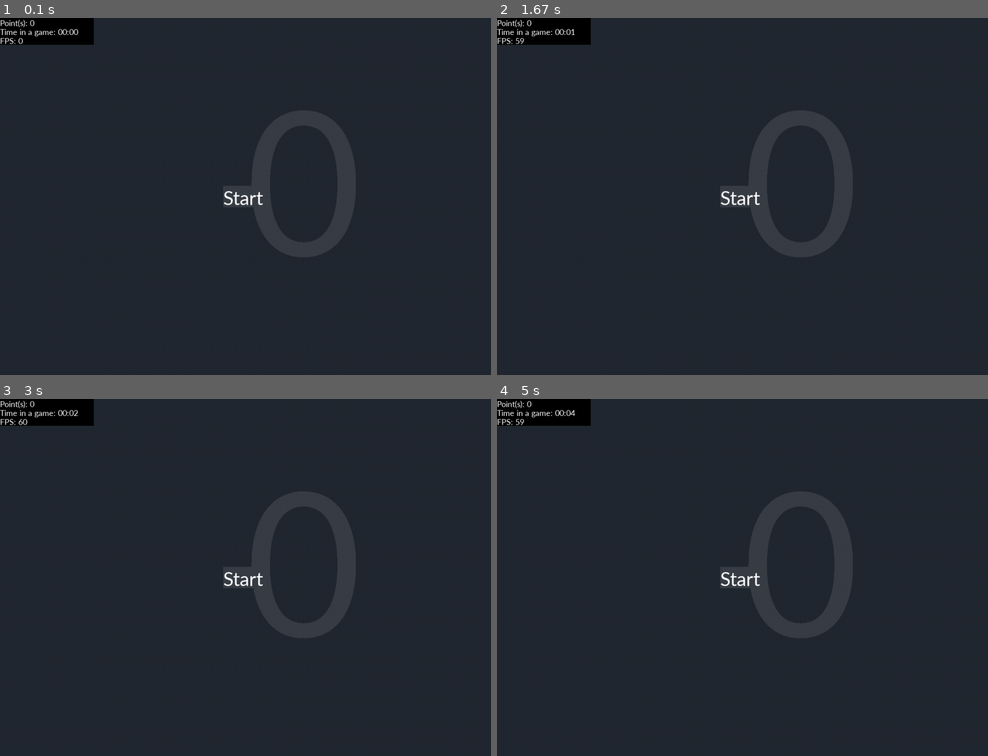
Above: before the commit, frames 1-4 (two rows, left to right).
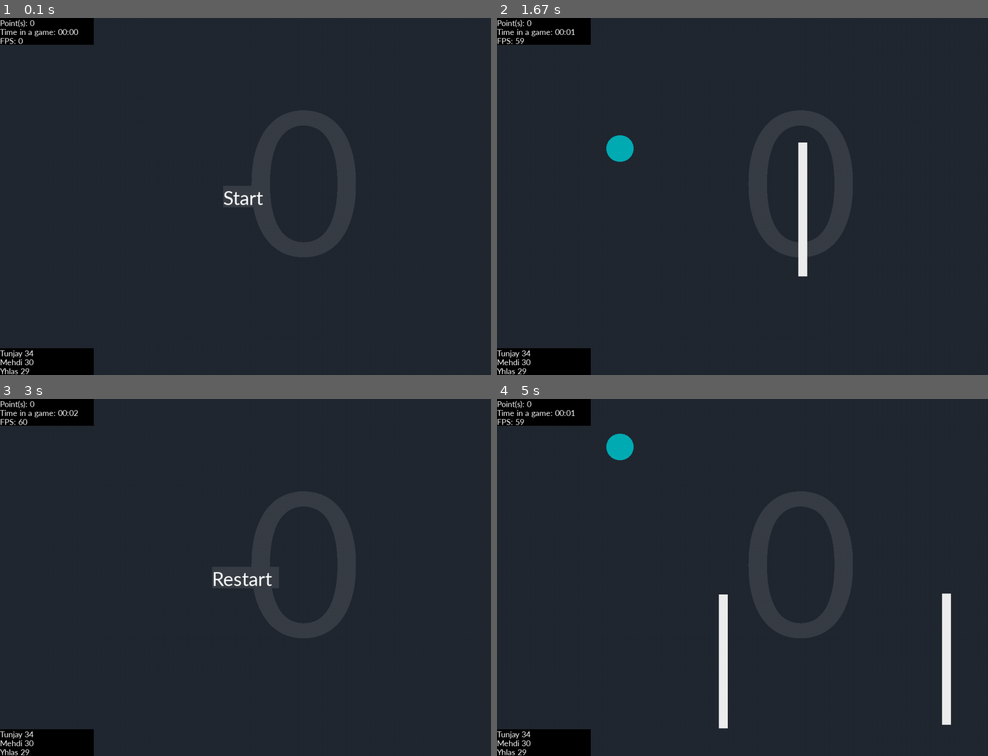
Above: after the commit, the same moments.

Repository: Helohi/FunBird_pygame_python
Game: pygame game, started from main.py
The game is run twice, just before and just after one commit, with the same random seed, the same clock (stepped at 60 frames per second) and the same inputs.
Inputs (mouse positions are in pixels of both pictures, inside the frame that each line leads up to):
- Up to frame 1 (0.1 s): no input
- Up to frame 2 (1.67 s): tap Enter at 0.33 s; click (742, 221) at 0.72 s; click (590, 142) at 1.05 s; click (924, 321) at 1.38 s
- Up to frame 3 (3 s): click (255, 459) at 1.72 s; click (220, 670) at 2.05 s; click (230, 516) at 2.38 s
- Up to frame 4 (5 s): tap Enter at 3.17 s; click (894, 570) at 3.55 s; click (845, 513) at 3.88 s; click (600, 509) at 4.22 s; click (762, 563) at 4.55 s; click (600, 556) at 4.88 s

The runs differ from the first frame. In frame 1, 1.4% of the frame differs, in the area x 0-20%, y 92-100%; in frame 2, 2.6%; in frame 3, 1.6%; in frame 4, 3.3%, in the area x 0-93%, y 3-100%.

Commit message:
Start is enter or S letter and leaderboard is done

Diff:
--- a/black_statistics.py
+++ b/black_statistics.py
@@ -1,3 +1,5 @@
+from typing import List
+
 import pygame
 import time
 from constants import Constants
@@ -7,8 +9,9 @@
     def __init__(self, pos: tuple[int, int] = (0, 0,), frame_size: tuple[int, int] = (210, 60,),
                  frame_color: tuple[int, int, int] = (0, 0, 0,), text_size: int = 20,
                  text_color: (0, 0, 0,) = (255, 255, 255,), text_font: str = 'Corbel'):
-        self.pos = pos
+        self.statpos = pos
         self.frame_size = frame_size
+        self.leadpos = (0, Constants.WINDOW_HEIGHT - self.frame_size[1])
         self.frame_color = frame_color
         self.text_size = text_size
         self.text_color = text_color
@@ -17,7 +20,8 @@
         self.font = pygame.font.SysFont(self.text_font, self.text_size)
 
     def draw(self, surface: pygame.Surface, time_: time.struct_time, points: int, fps: float):
-        pygame.draw.rect(surface, self.frame_color, [*self.pos, *self.frame_size])
+        pygame.draw.rect(surface, self.frame_color, [*self.statpos, *self.frame_size])
+        pygame.draw.rect(surface, self.frame_color, [*self.leadpos, *self.frame_size])
 
         points_gained = self.font.render(f'Point(s): {points}', True, self.text_color)
         time_text = self.font.render(f'Time in a game: {time.strftime("%M:%S", time_)}', True, self.text_color)
@@ -25,7 +29,21 @@
 
         points_gained_big = pygame.font.SysFont(self.text_font, 500).render(f'{points}', False, (57, 62, 70))
 
-        surface.blit(points_gained, self.pos)
-        surface.blit(time_text, (self.pos[0], self.pos[1] + self.text_size))
-        surface.blit(fps_text, (self.pos[0], self.pos[1] + self.text_size * 2))
-        surface.blit(points_gained_big, (Constants.WINDOW_WIDTH//2, Constants.WINDOW_HEIGHT//9))
+        surface.blit(points_gained, self.statpos)
+        surface.blit(time_text, (self.statpos[0], self.statpos[1] + self.text_size))
+        surface.blit(fps_text, (self.statpos[0], self.statpos[1] + self.text_size * 2))
+        surface.blit(points_gained_big, (Constants.WINDOW_WIDTH // 2, Constants.WINDOW_HEIGHT // 9))
+
+        leaders = self.get_leaderboard()
+
+        for i, leader in enumerate(leaders):
+            surface.blit(self.font.render(f'{leader[0]} {leader[1]}', True, self.text_color),
+                         [self.leadpos[0], self.leadpos[1] + i*self.text_size])
+
+    @staticmethod
+    def get_leaderboard() -> List:
+        leaders = []
+        with open('leaderboard.dat') as file:
+            while (text := file.readline()) != '':
+                leaders.append(text.strip().split('|'))
+        return leaders
--- a/game_states.py
+++ b/game_states.py
@@ -27,7 +27,7 @@
             if event.type == pygame.QUIT:
                 on = False
             if event.type == pygame.KEYDOWN:
-                if event.key == pygame.K_s:
+                if event.key == pygame.K_RETURN or event.key == pygame.K_s:
                     next_state = State.GameRunning
             if event.type == pygame.MOUSEBUTTONDOWN:
                 if Menu.is_clicked(pygame.mouse.get_pos(), MenuEnum.START):
@@ -52,7 +52,7 @@
             if event.type == pygame.QUIT:
                 on = False
             if event.type == pygame.KEYDOWN:
-                if event.key == pygame.K_s:
+                if event.key == pygame.K_RETURN or event.key == pygame.K_s:
                     next_state = State.GameRunning
             if event.type == pygame.MOUSEBUTTONDOWN:
                 if Menu.is_clicked(pygame.mouse.get_pos(), MenuEnum.RESTART):
@@ -97,6 +97,7 @@
             if hole.is_valuable and hole.is_needed_to_check(bird):
                 if hole.is_bird_in(bird):
                     hole.is_valuable = False
+                    hole.color = (0, 173, 181)
                     bird.points += Hole.POINT_GIVEN
                 elif bird.position[0] - bird.size < hole.pos[0] + hole.size[0]:
                     pass
--- a/leaderboard.py
+++ /dev/null
@@ -1,30 +0,0 @@
-from pathlib import Path
-
-import pygame
-
-from constants import Constants
-
-
-class LeaderBoard:
-    def __init__(self, text_font: str = 'Corbel', text_size: int = 20, frame_color: tuple[int, int, int] = (0, 0, 0,)):
-        self.font = pygame.font.SysFont(text_font, text_size)
-        self.frame_color = frame_color
-        self.leaders = dict()
-        self.parse_data('.\\leaderboard.dat')
-
-    def parse_data(self, filedir: str):
-        if Path(filedir).exists():
-            with open(filedir, 'r') as file:
-                line = file.readline().strip()
-                while line and len(self.leaders) <= 5:
-                    nick, score = line.split()
-                    self.leaders[nick] = score
-
-        if len(self.leaders) < 5:
-            for _ in range(5 - len(self.leaders)):
-                self.leaders['NAN'] = 0
-
-    def draw(self, surface: pygame.Surface):
-        pygame.draw.rect(surface, self.frame_color, [0, Constants.WINDOW_HEIGHT-100, 100, 100])
-
-        title = self.font.render('TOP POINTS', True, (255, 255, 255,))
Not shown, changed: leaderboard.dat
Not shown, changed: .gitignore
